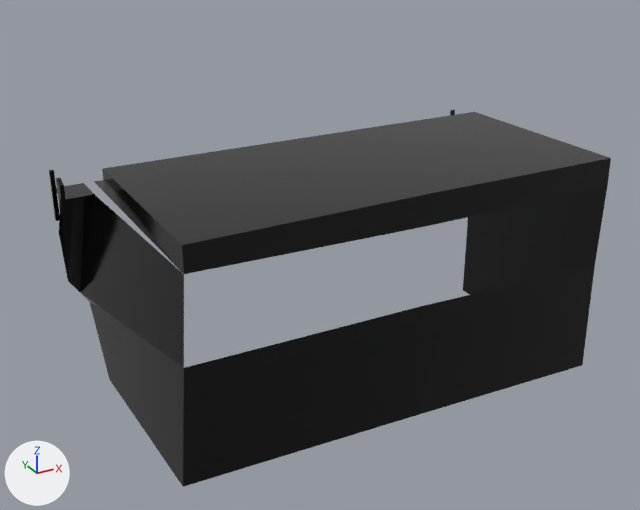
Two versions of the FBX model jail/prison/corridor/corridor walls.fbx, one commit apart.
Before and after are seen from a 50 mm lens placed at (-586.0, -404.0, 157.0), pointed at (-388.0, -44.0, -23.0). Arrows for +X, +Y and +Z are at lower left; the lights stay in place. Vertices at the same position are counted once.

Before the edit, the objects in view are built like this:
```python
me_cylinder_018 = bpy.data.meshes.new('Cylinder.018')
me_cylinder_018.from_pydata(...)  # 2175 vertices, 1852 faces; spans x -113.0..126.0, y -116.0..7.0, z -87.0..28.0
# faces by material slot: [64, 244, 89, 571, 884]
me_cylinder_018.materials.append(mat_material_018)  # black #030303
me_cylinder_018.materials.append(mat_gate)  # black #25221f
me_cylinder_018.materials.append(mat_gate_brush_steel)  # black #3a3836
me_cylinder_018.materials.append(mat_metal_001)  # brown #524c43
me_cylinder_018.materials.append(mat_black_metal)  # black #181b1d
ob_jail_area_002 = bpy.data.objects.new('jail area.002', me_cylinder_018)
ob_jail_area_002.location = (-396.0, -0.1, 2.6)
```
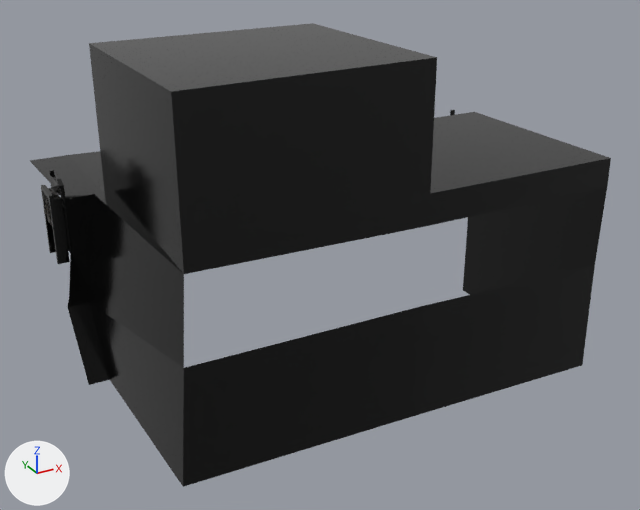
Commit message: updated corridor

Pixel boxes [x1, y1, x2, y2] of what changed, in the pictures (640 x 510 px):
'jail area.002', reshaped (23% taller)
    before: [49, 110, 611, 487]
    after: [30, 23, 611, 487]
'jail area.001', added
    after: [43, 189, 60, 225]
part 1 of me_cylinder_018, added (black)
    after: [41, 185, 70, 264]
part 2 of me_cylinder_018, built on
    before: [55, 180, 181, 366]
    after: [30, 23, 437, 385]

Patch to the scene script:
```diff
--- a/jail/prison/corridor/corridor walls.fbx.py
+++ b/jail/prison/corridor/corridor walls.fbx.py
@@ me_cylinder_018 @@
 # used by ob_jail_area_002; location = (-396.0, -0.1, 2.6)
-me_cylinder_018.from_pydata(...)  # 2175 vertices, 1852 faces; spans x -113.0..126.0, y -116.0..7.0, z -87.0..28.0
+me_cylinder_018.from_pydata(...)  # 2224 vertices, 1905 faces; spans x -114.0..126.0, y -116.0..55.0, z -87.0..85.0
+# me_cylinder_018 part 1: a new loose piece of 32 vertices spanning x -114.0..-109.0, y -9.0..8.0, z -18.0..17.0, in mat_material_018 (black #030303)
+# me_cylinder_018 part 2: 5 vertices moved from x -108.0..-99.0, y -13.0..6.0, z -33.0..15.0 to x -108.0..-94.0, y -12.0..55.0, z -32.0..15.0; 11 vertices removed from x -113.0..125.0, y -12.0..6.0, z -26.0..15.0; 28 vertices added at x -113.0..125.0, y -116.0..55.0, z -87.0..85.0
 me_cylinder_018.materials.append(mat_material_018)
@@ me_cylinder_001 @@
+me_cylinder_001.from_pydata(...)  # 4192 vertices, 3576 faces; spans x -114.5..-108.1, y -6.7..6.5, z -0.8..15.2
+# faces by material slot: [488, 178, 1142, 1768]
+me_cylinder_001.materials.append(mat_gate)  # black #25221f
+me_cylinder_001.materials.append(mat_gate_brush_steel)  # black #3a3836
+me_cylinder_001.materials.append(mat_metal_001)  # brown #524c43
+me_cylinder_001.materials.append(mat_black_metal)  # black #181b1d
@@ ob_jail_area_001 @@
+ob_jail_area_001 = bpy.data.objects.new('jail area.001', me_cylinder_001)
+ob_jail_area_001.location = (-396.0, -0.1, 2.6)
```
